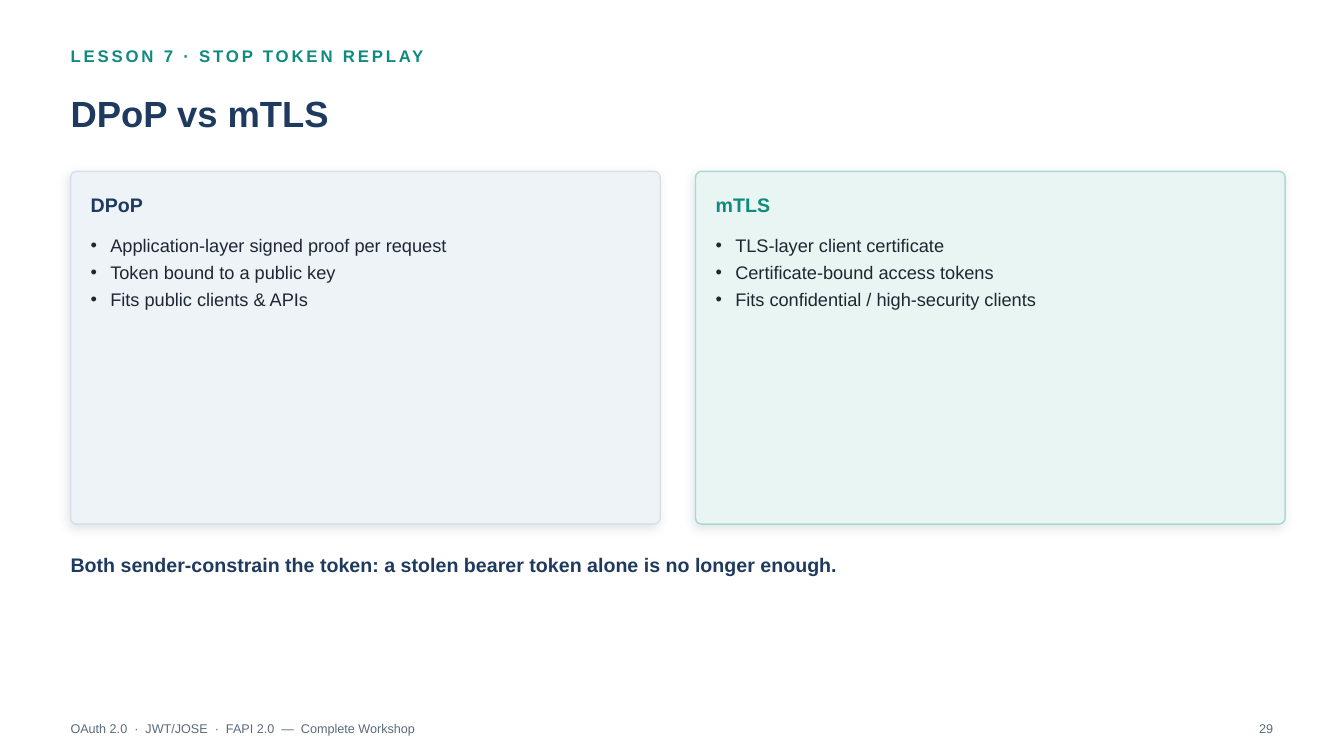
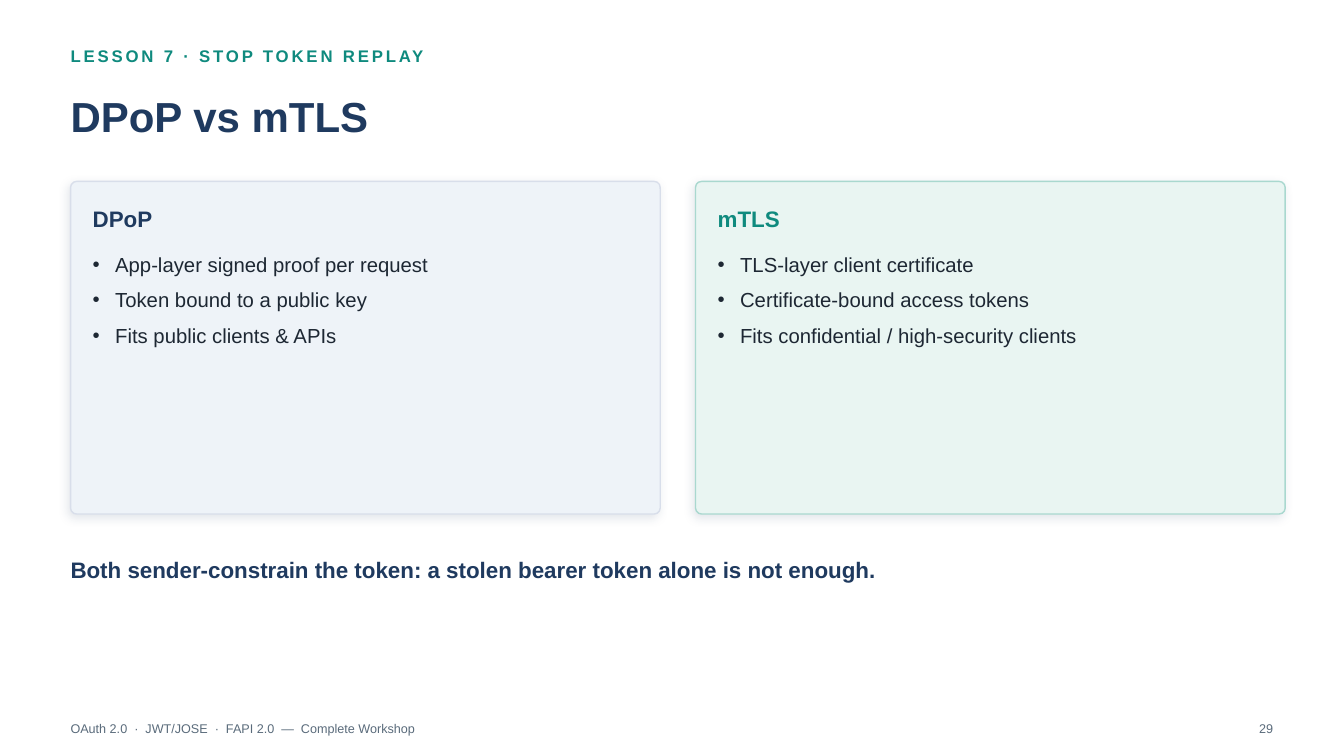
Before and after one commit to jufianto/blog-resource, a slide deck: slide 29 of oauth-learn/export/presentations/oauth_complete_workshop_lessons_1_8.pptx. Drawn at 1344x756 pixels with LibreOffice and Linux fonts; fonts in the diff are those of the drawing. Boxes give left, top, right and bottom in pixels: in the first picture for what was removed or moved away, otherwise in the second. Text is boxed around its words. In the diff, an @@ line names an element or a change of style, - is before the commit and + after.

```diff
--- a/oauth-learn/export/presentations/oauth_complete_workshop_lessons_1_8.pptx
+++ b/oauth-learn/export/presentations/oauth_complete_workshop_lessons_1_8.pptx
@@ text "DPoP vs mTLS" at bbox=[71, 102, 369, 133]: size 26 to 30 pt @@
@@ rounded rectangle: place and size @@
-rounded rectangle at bbox=[71, 171, 660, 524]
+rounded rectangle at bbox=[71, 181, 660, 514]
@@ rounded rectangle at bbox=[71, 181, 660, 514]: proportions changed @@
@@ text "DPoP": place and size @@
-text "DPoP" at bbox=[91, 198, 143, 212]
+text "DPoP" at bbox=[93, 211, 153, 228]
@@ text "DPoP" at bbox=[93, 211, 153, 228]: size 14 to 16 pt @@
@@ rounded rectangle at bbox=[696, 181, 1286, 514]: proportions changed @@
@@ rounded rectangle: place and size @@
-rounded rectangle at bbox=[696, 171, 1286, 524]
+rounded rectangle at bbox=[696, 181, 1286, 514]
@@ text "mTLS" at bbox=[718, 211, 780, 228]: size 14 to 16 pt @@
@@ text "mTLS": place and size @@
-text "mTLS" at bbox=[716, 198, 770, 213]
+text "mTLS" at bbox=[718, 211, 780, 228]
@@ text "App-layer signed proof per request": place and size @@
-text "App-layer signed proof per request" at bbox=[110, 238, 447, 310]
+text "App-layer signed proof per request" at bbox=[115, 257, 428, 348]
@@ text at bbox=[115, 257, 428, 277]: text changed; size 13 to 14.5 pt @@
-• Application-layer signed proof per request
+• App-layer signed proof per request
@@ text "TLS-layer client certificate": place and size @@
-text "TLS-layer client certificate" at bbox=[735, 238, 1035, 310]
+text "TLS-layer client certificate" at bbox=[740, 257, 1077, 348]
@@ text "TLS-layer client certificate" at bbox=[740, 257, 1077, 348]: size 13 to 14.5 pt; indent changed; more space between paragraphs @@
@@ text at bbox=[115, 292, 367, 348]: size 13 to 14.5 pt in "Token bound to a public key", "Fits public clients & APIs"; indent changed; more space between paragraphs @@
@@ text at bbox=[71, 561, 875, 583]: text changed; size 14 to 16 pt @@
-Both sender-constrain the token: a stolen bearer token alone is no longer enough.
+Both sender-constrain the token: a stolen bearer token alone is not enough.
```
Also in this commit, not shown: 23 other slides changed, 30 other files.
